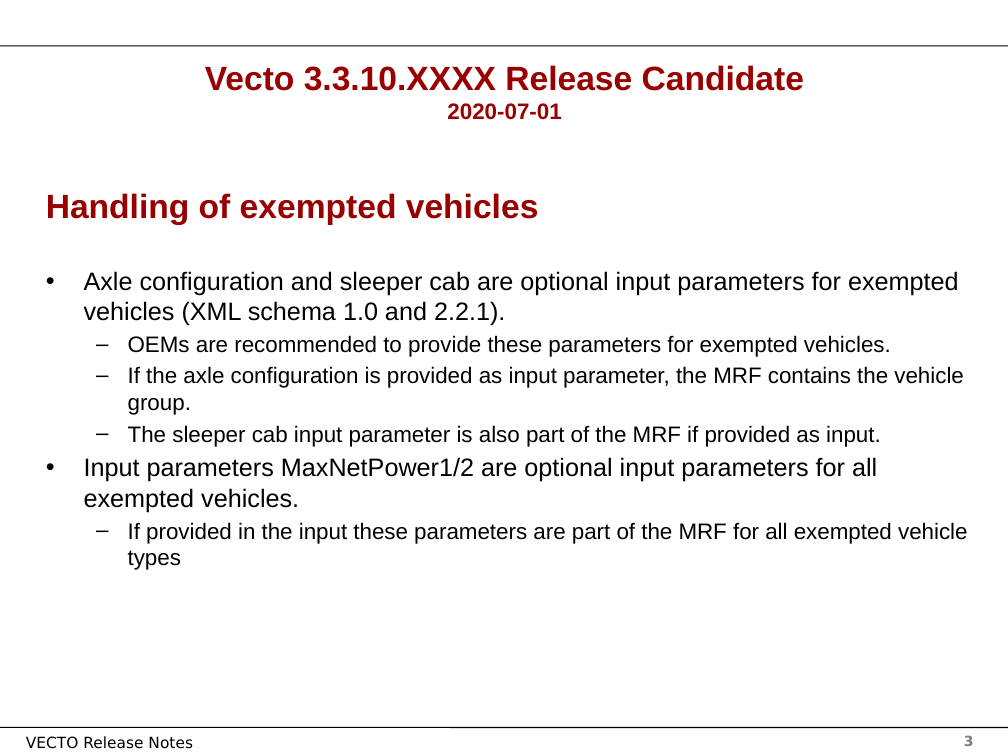
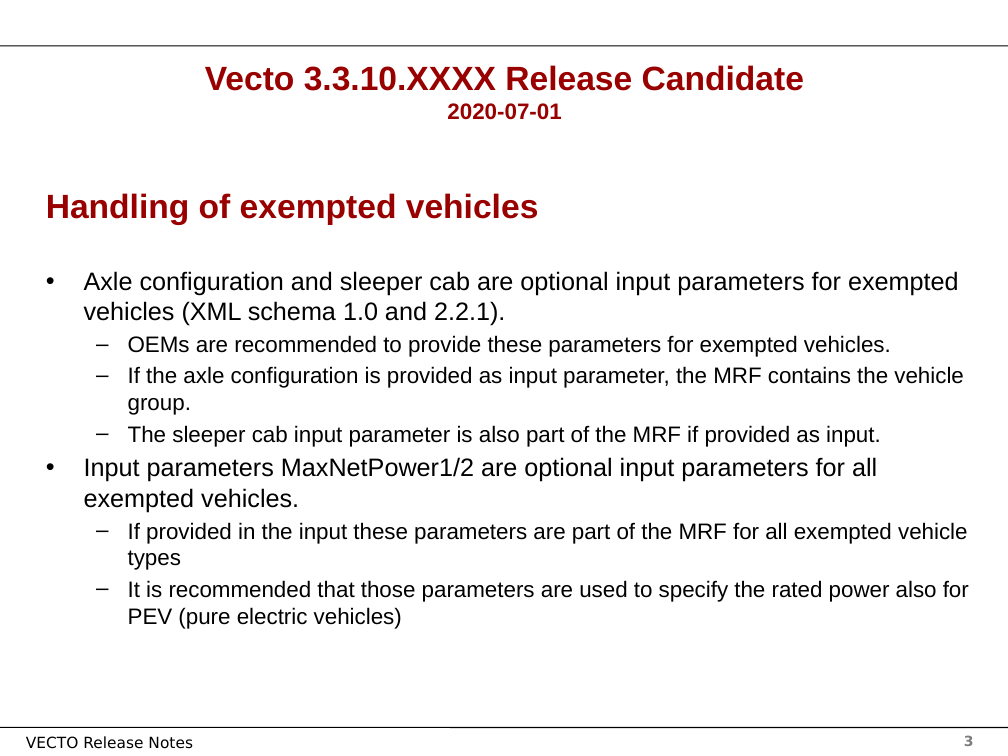
Before and after one commit to tanawadeatharva/BharatVECTO, a slide deck: slide 3 of Documentation/User Manual Source/Release Notes Vecto3.x.pptx. Drawn at 1008x756 pixels with LibreOffice and Linux fonts; fonts in the diff are those of the drawing; background and template pictures are left out. Boxes give left, top, right and bottom in pixels: in the first picture for what was removed or moved away, otherwise in the second. Text is boxed around its words. In the diff, an @@ line names an element or a change of style, - is before the commit and + after.

```diff
--- a/Documentation/User Manual Source/Release Notes Vecto3.x.pptx
+++ b/Documentation/User Manual Source/Release Notes Vecto3.x.pptx
@@ text at [128,580,969,629]: paragraph added @@
+  – It is recommended that those parameters are used to specify the rated power also for PEV (pure electric vehicles)
```
